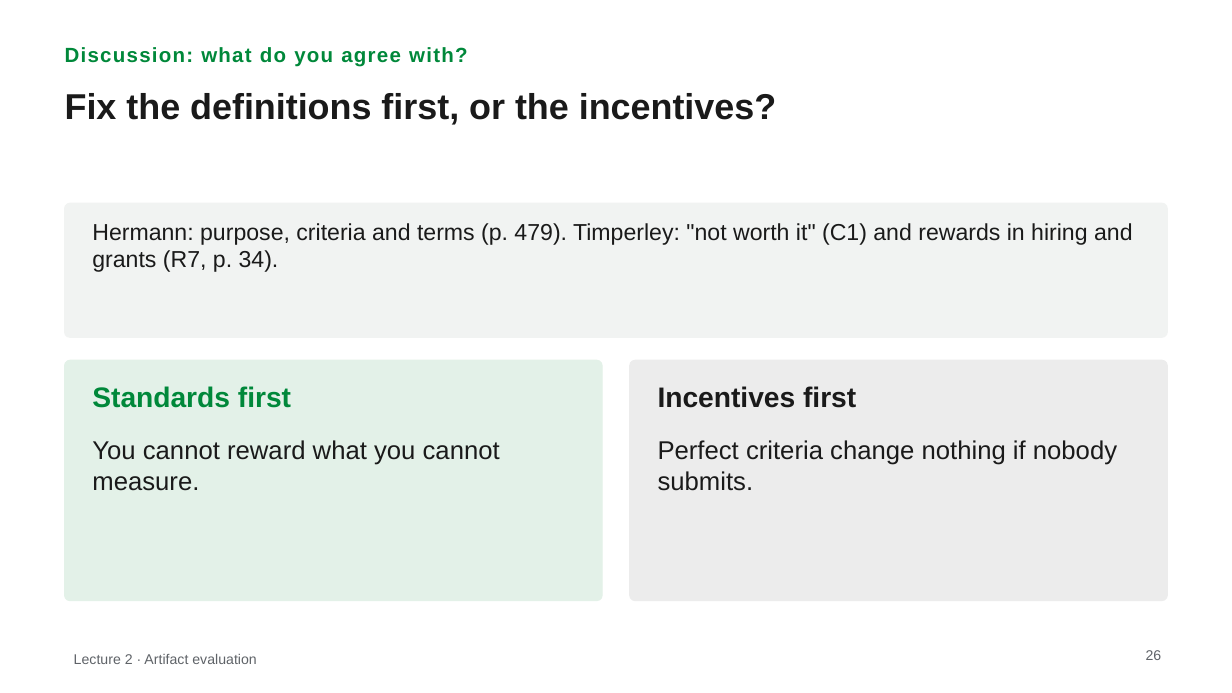
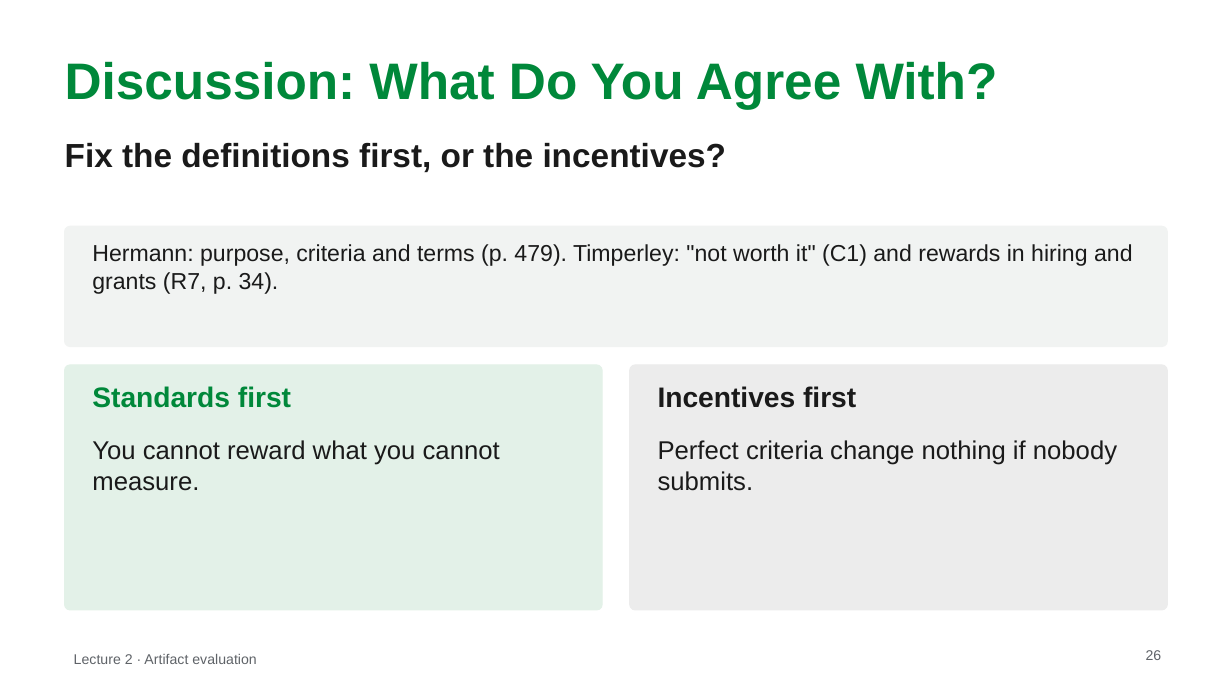
Before and after one commit to MarkAndreDuesing/Reprod_Docs_And_Notes, a slide deck: slide 26 of Vorl_2/slides/lecture2-style-B.pptx. Drawn at 1232x693 pixels with LibreOffice and Linux fonts; fonts in the diff are those of the drawing. Boxes give left, top, right and bottom in pixels: in the first picture for what was removed or moved away, otherwise in the second. Text is boxed around its words. In the diff, an @@ line names an element or a change of style, - is before the commit and + after.

```diff
--- a/Vorl_2/slides/lecture2-style-B.pptx
+++ b/Vorl_2/slides/lecture2-style-B.pptx
@@ text "Discussion: What Do You Agree ..." at bbox=[65, 61, 998, 109]: vertical alignment top to middle @@
@@ text at bbox=[65, 61, 998, 109]: text changed; size 16 to 40 pt @@
-Discussion: what do you agree with?
+Discussion: What Do You Agree With?
@@ text "Fix the definitions first, or ...": place and size @@
-text "Fix the definitions first, or ..." at bbox=[65, 93, 776, 125]
+text "Fix the definitions first, or ..." at bbox=[65, 143, 727, 172]
@@ text "Fix the definitions first, or ..." at bbox=[65, 143, 727, 172]: size 28 to 26 pt @@
@@ rounded rectangle: place and size @@
-rounded rectangle at bbox=[65, 203, 1167, 337]
+rounded rectangle at bbox=[65, 226, 1167, 347]
@@ rounded rectangle at bbox=[65, 226, 1167, 347]: proportions changed @@
@@ text "Hermann: purpose, criteria and terms ...": place and size @@
-text "Hermann: purpose, criteria and terms ..." at bbox=[92, 223, 1133, 272]
+text "Hermann: purpose, criteria and terms ..." at bbox=[92, 244, 1133, 294]
@@ rounded rectangle: place and size @@
-rounded rectangle at bbox=[65, 360, 603, 601]
+rounded rectangle at bbox=[65, 365, 603, 610]
@@ rounded rectangle: place and size @@
-rounded rectangle at bbox=[630, 360, 1168, 601]
+rounded rectangle at bbox=[630, 365, 1168, 610]
```
Also in this commit, not shown: 26 other slides changed, 2 slides added, 2 slides removed, 2 other files.
